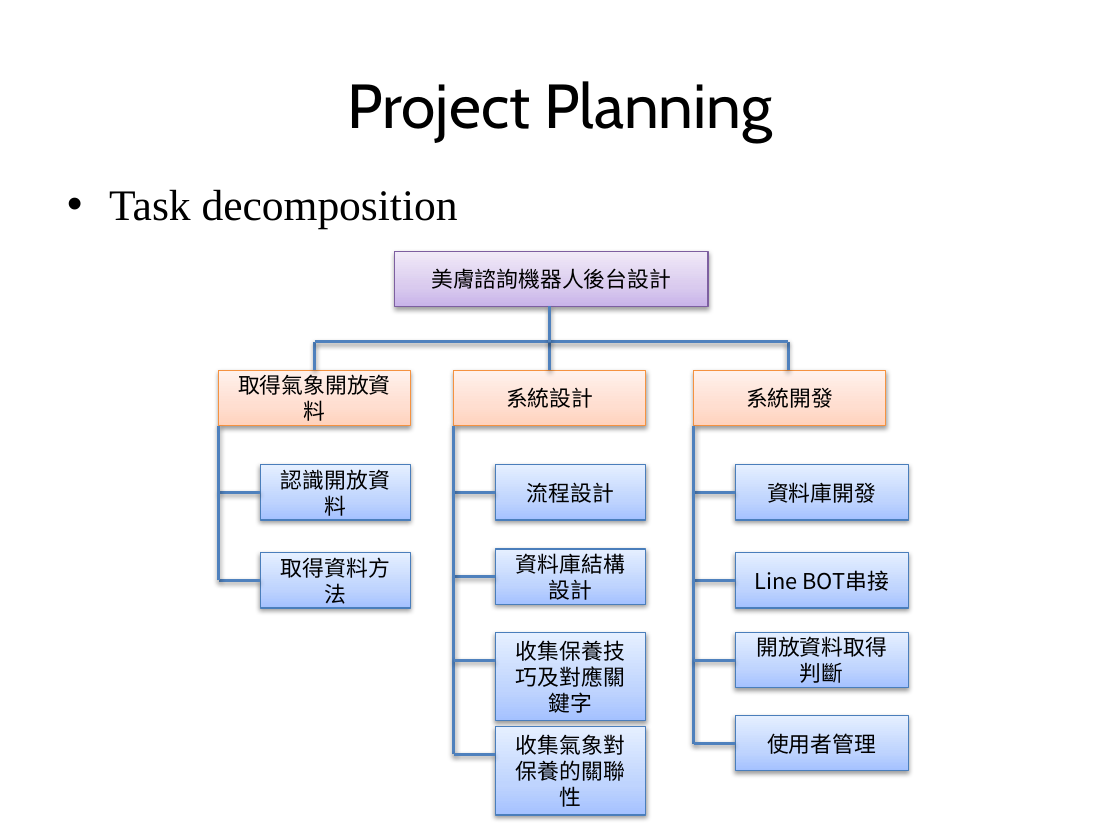
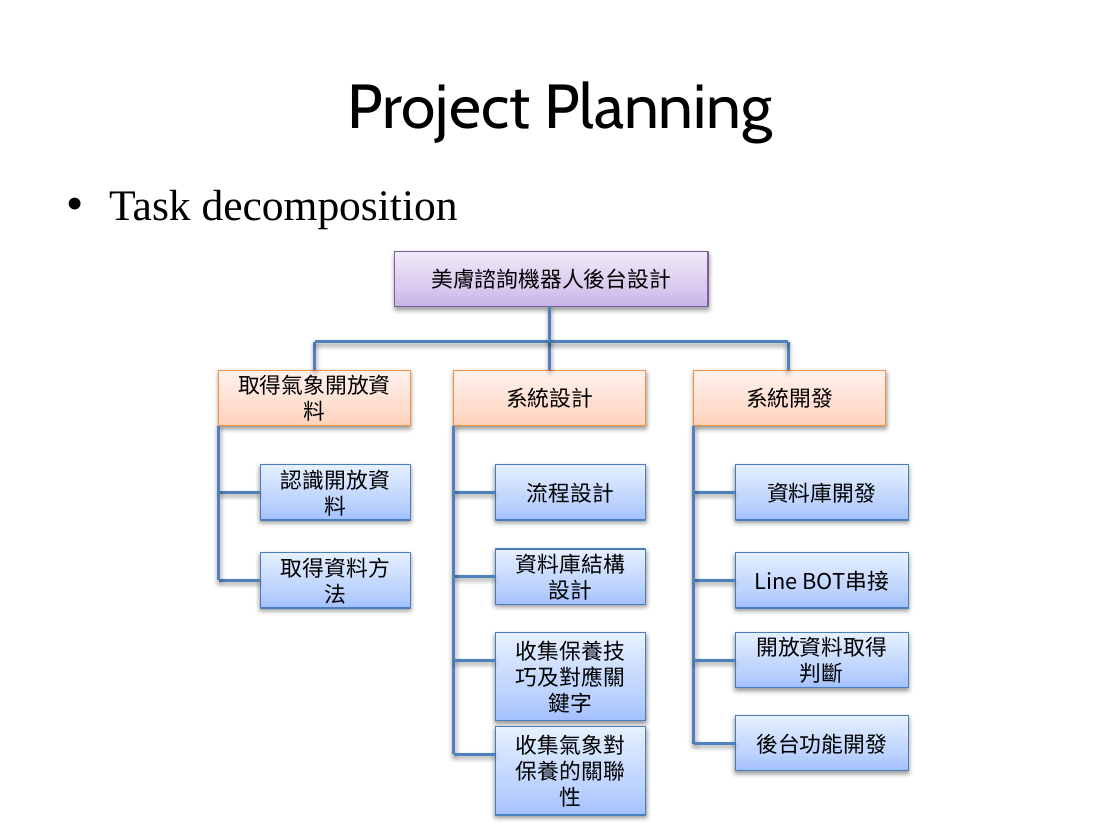
Before and after one commit to poan0627/108_SM_Team4, a slide deck: slide 7 of 軟體品質管理期中專案報告_team4.pptx. Drawn at 1120x840 pixels with LibreOffice and Linux fonts; fonts in the diff are those of the drawing. Boxes give left, top, right and bottom in pixels: in the first picture for what was removed or moved away, otherwise in the second. Text is boxed around its words. In the diff, an @@ line names an element or a change of style, - is before the commit and + after.

```diff
--- a/軟體品質管理期中專案報告_team4.pptx
+++ b/軟體品質管理期中專案報告_team4.pptx
@@ text in rectangle at [756, 733, 887, 754]: text changed @@
-使用者管理
+後台功能開發
```
Also in this commit, not shown: 6 other slides changed, 5 other files.
